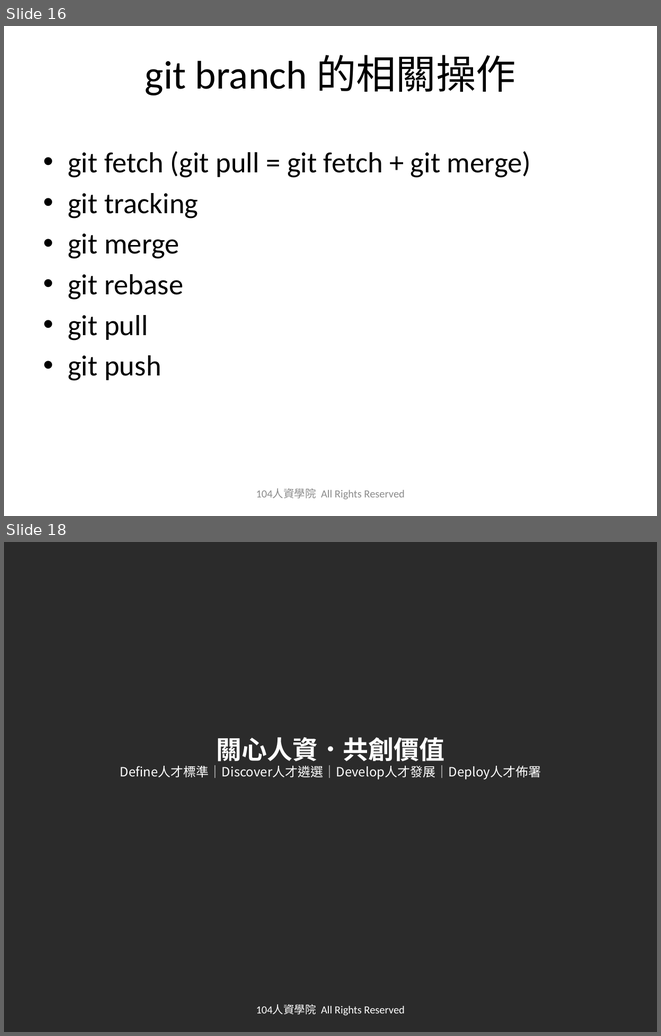
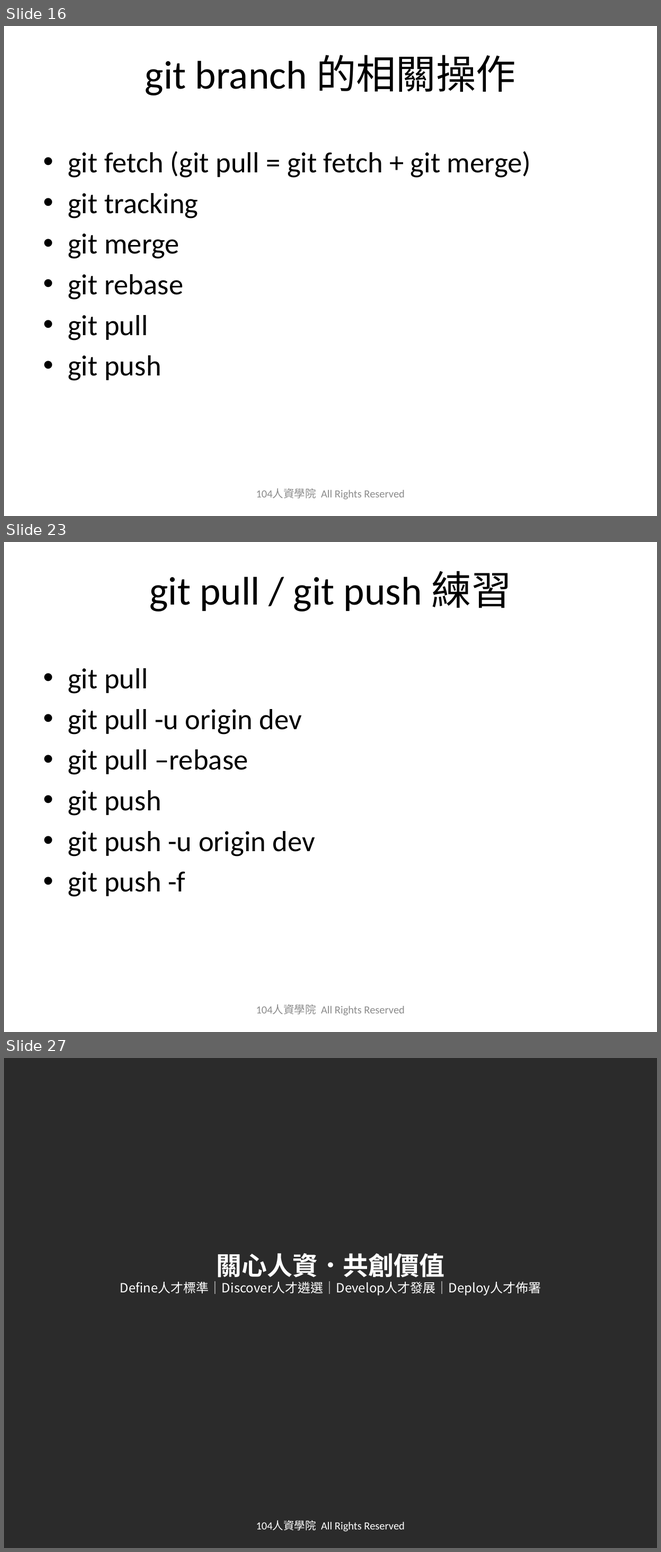
Before and after one commit to austinwang104/playGit, a slide deck: 2019_0627_Git_Share_HA.pptx. Shown one above the other, each under a label of ours: slides 16 and 18 before the commit, slides 16, 23 and 27 after it; the slides between them are not shown. The pictures are 661x1036 and 661x1552 pixels, drawn with LibreOffice and Linux fonts; fonts in the diff are those of the drawing; background and template pictures are left out; a plain dark background stands for a picture behind light text. Boxes give left, top, right and bottom in pixels: in the first picture for what was removed or moved away, otherwise in the second. Text is boxed around its words. In the diff, an @@ line names an element or a change of style, - is before the commit and + after.

```diff
--- a/2019_0627_Git_Share_HA.pptx
+++ b/2019_0627_Git_Share_HA.pptx
@@ slide 23 added at [4,542,657,1032], background picture (left out) @@
@@ title added at [149,571,512,611], 44 pt, text #000000 @@
+git pull / git push 練習
@@ text added at [68,668,315,897], 32 pt, text #000000 @@
+• git pull
+• git pull -u origin dev
+• git pull –rebase
+• git push
+• git push -u origin dev
+• git push -f
@@ text added at [256,1004,405,1015], 12 pt, text #8C8C8C @@
+104人資學院 All Rights Reserved
@@ what was slide 18 is now slide 27 @@
```
Also in this commit, not shown: 1 slide changed, 8 other slides added, 1 other file.
